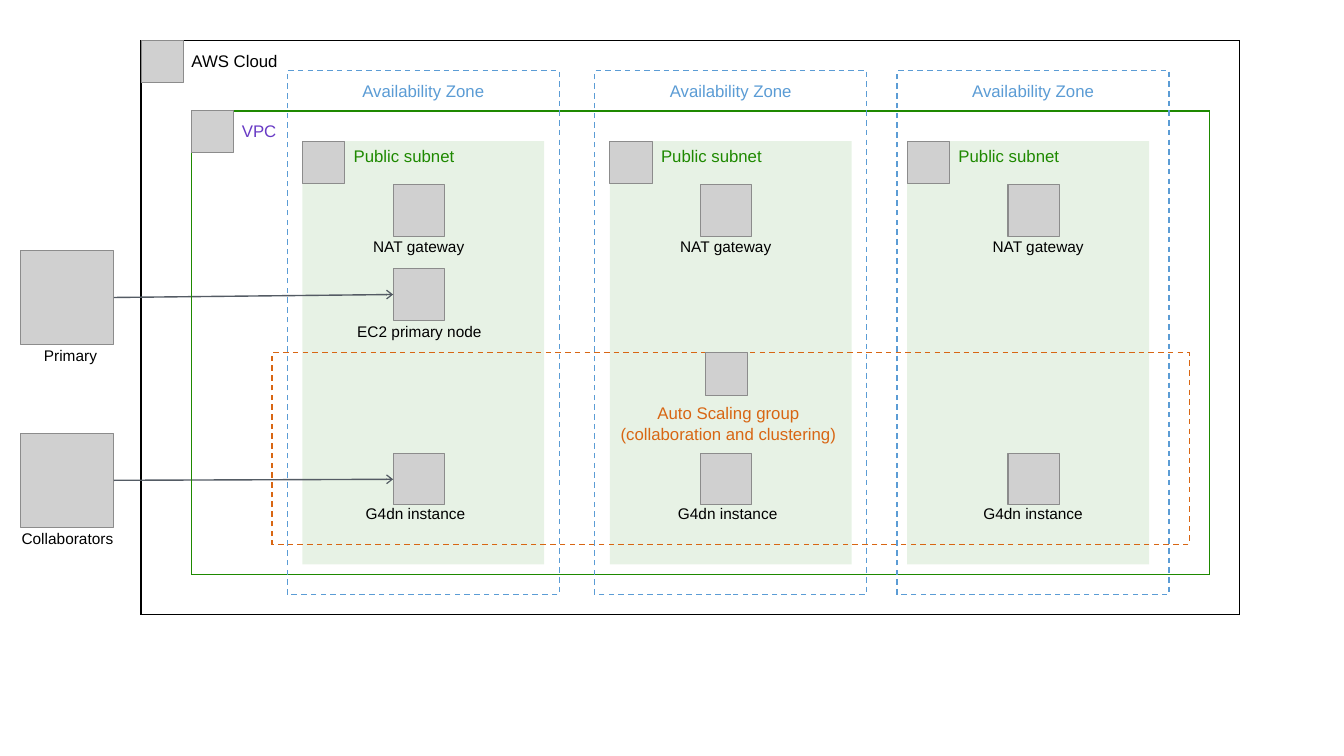
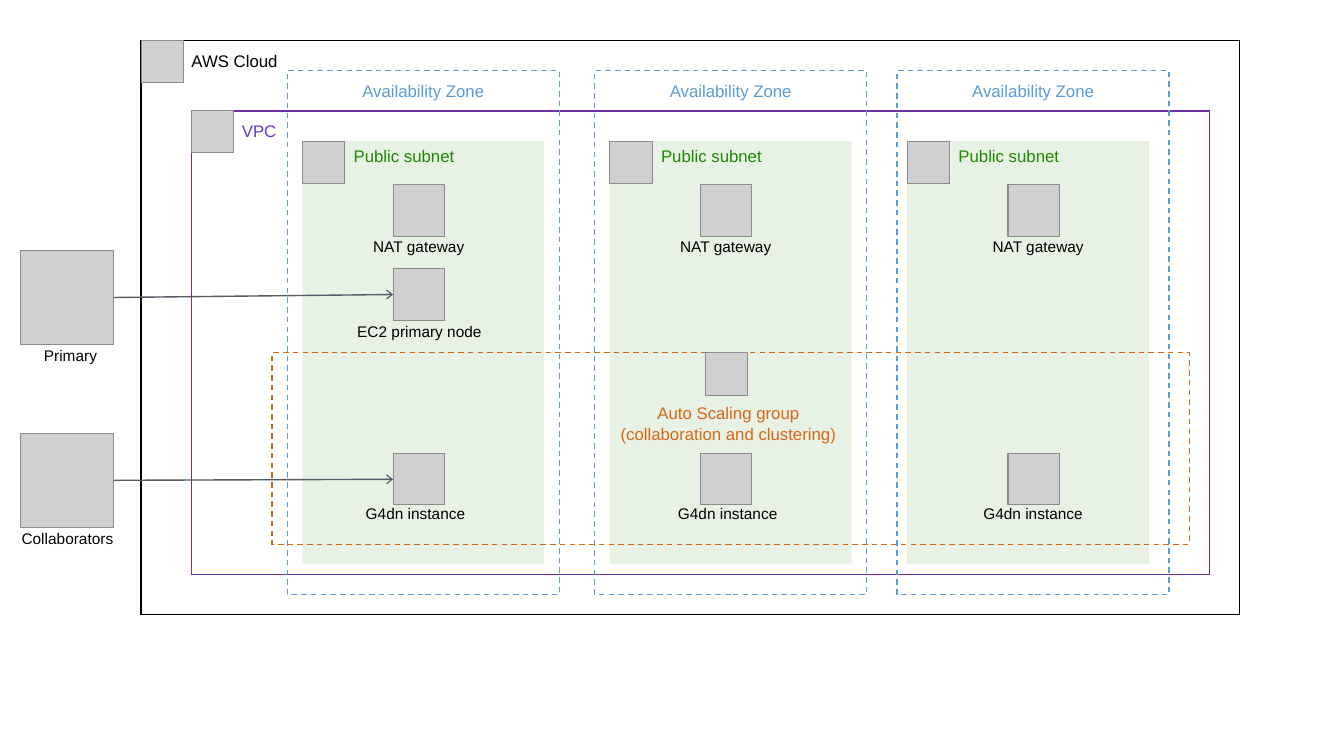
Before and after one commit to aws-quickstart/quickstart-nvidia-cloudxr, a slide deck: slide 1 of docs/deployment_guide/images/nvidia-cloudxr-architecture-diagram.pptx. Drawn at 1344x756 pixels with LibreOffice and Linux fonts; fonts in the diff are those of the drawing; grey boxes stand for pictures. Boxes give left, top, right and bottom in pixels: in the first picture for what was removed or moved away, otherwise in the second. Text is boxed around its words. In the diff, an @@ line names an element or a change of style, - is before the commit and + after.

```diff
--- a/docs/deployment_guide/images/nvidia-cloudxr-architecture-diagram.pptx
+++ b/docs/deployment_guide/images/nvidia-cloudxr-architecture-diagram.pptx
@@ rectangle "VPC" at <box>192,111,1210,575</box>: outline #1E8900 1 pt to #7030A0 1 pt @@
```
Also in this commit, not shown: 1 other file.
